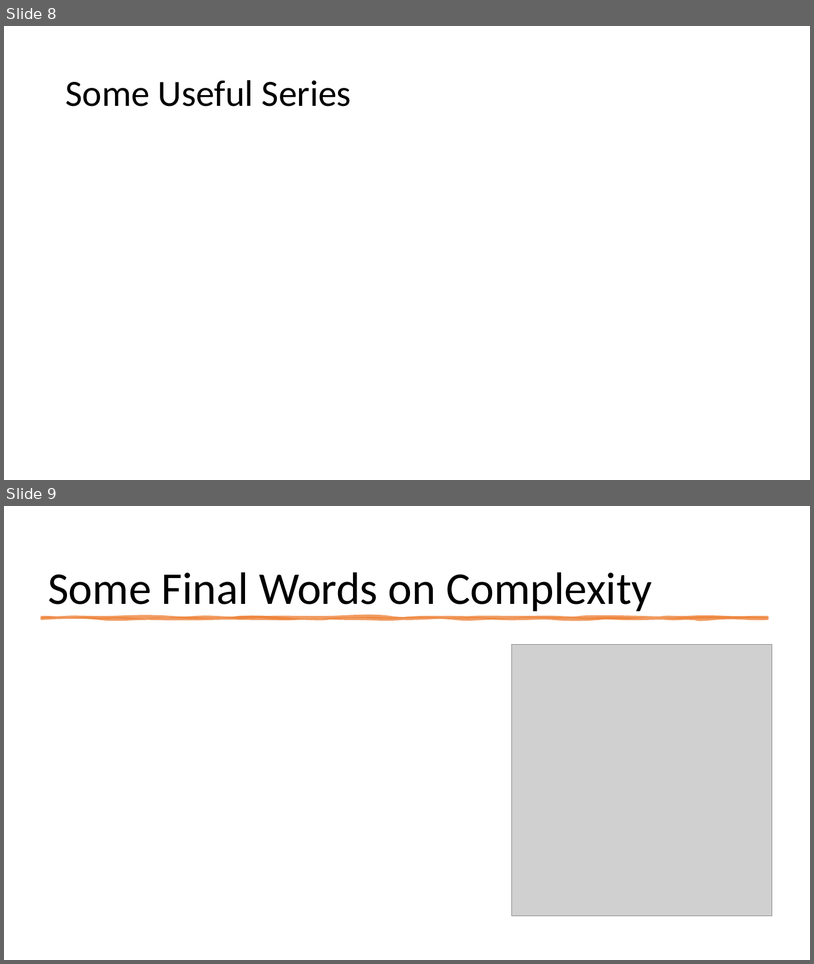
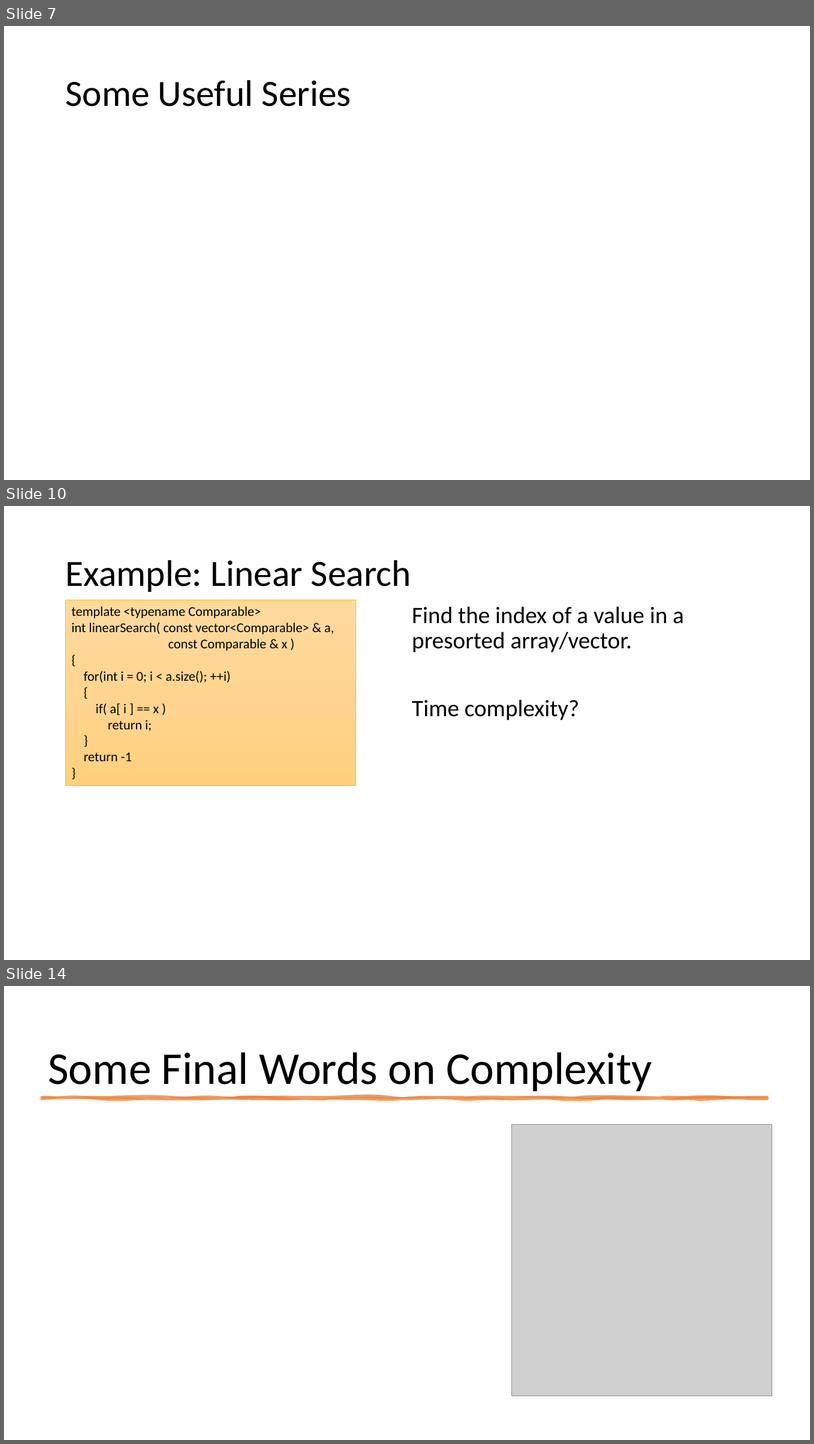
Before and after one commit to mhahsler/CS2341, a slide deck: slides/Chapter2_Algorithm_Analysis.pptx. Shown one above the other, each under a label of ours: slides 8 and 9 before the commit, slides 7, 10 and 14 after it; the slides between them are not shown. The pictures are 814x964 and 814x1444 pixels, drawn with LibreOffice and Linux fonts; fonts in the diff are those of the drawing; grey boxes stand for pictures. Boxes give left, top, right and bottom in pixels: in the first picture for what was removed or moved away, otherwise in the second. Text is boxed around its words. In the diff, an @@ line names an element or a change of style, - is before the commit and + after.

```diff
--- a/slides/Chapter2_Algorithm_Analysis.pptx
+++ b/slides/Chapter2_Algorithm_Analysis.pptx
@@ slide 10 added at <box>4,506,810,960</box>, background #FFFFFF @@
@@ title added at <box>65,560,411,592</box>, 44 pt, text #000000 @@
+Example: Linear Search
@@ rectangle added at <box>66,600,356,785</box>, fill gradient #FFDB9E to #FFD590 to #FFD07C, outline #FFC000 0.5 pt, 16 pt, text #000000 @@
+template <typename Comparable>
+int linearSearch( const vector<Comparable> & a,
+const Comparable & x )
+{
+for(int i = 0; i < a.size(); ++i)
+{
+if( a[ i ] == x )
+return i;
+}
+return -1
+}
@@ text added at <box>412,606,684,720</box>, 28 pt, text #000000 @@
+Find the index of a value in a presorted array/vector.
+Time complexity?
@@ what was slide 8 is now slide 7 @@
@@ what was slide 9 is now slide 14 @@
```
Also in this commit, not shown: 2 slides changed, 4 other slides added, 1 other file.
